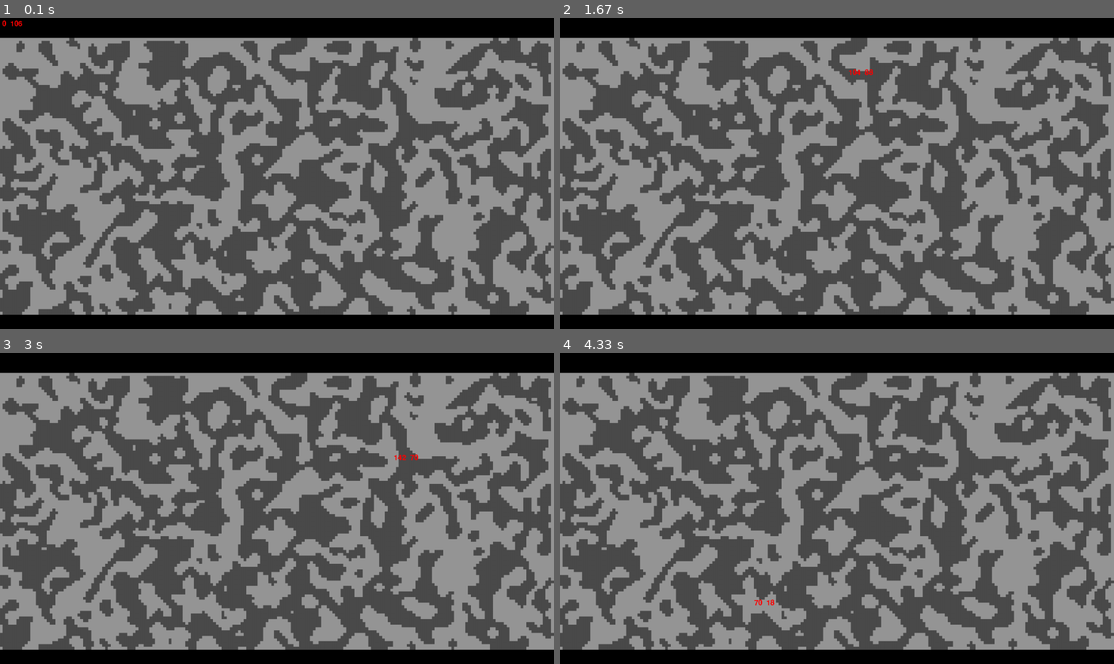
Above: before the commit, frames 1-4 (two rows, left to right).
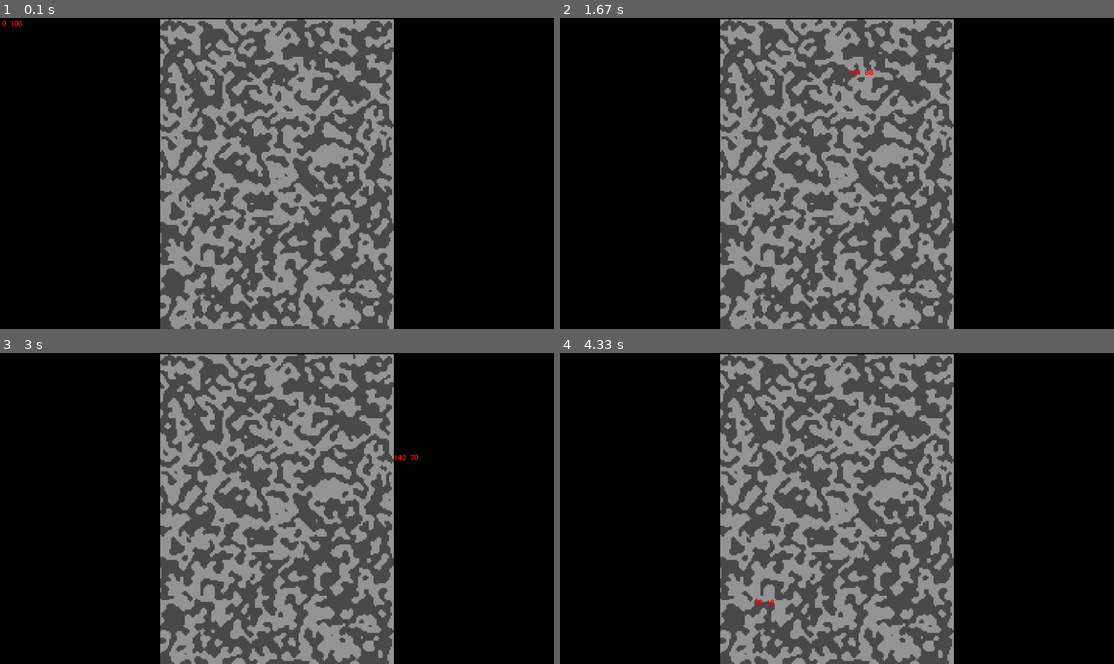
Above: after the commit, the same moments.

Repository: sps-trutnov-eps/projekt-2ep-utek_z_jeskyne
Game: pygame game, started from source/mapgenV2.py
The game is run twice, just before and just after one commit, with the same random seed, the same clock (stepped at 60 frames per second) and the same inputs.
Inputs (mouse positions are in pixels of both pictures, inside the frame that each line leads up to):
- Up to frame 1 (0.1 s): no input
- Up to frame 2 (1.67 s): move the mouse to (814, 185) at 0.37 s; move the mouse to (665, 126) at 0.87 s; move the mouse to (848, 67) at 1.37 s
- Up to frame 3 (3 s): move the mouse to (260, 455) at 1.87 s; move the mouse to (421, 480) at 2.43 s; move the mouse to (393, 452) at 2.93 s
- Up to frame 4 (4.33 s): move the mouse to (859, 496) at 3.43 s; move the mouse to (753, 598) at 3.93 s

The runs differ from the first frame. In frame 1, 75% of the frame differs, in the area x 0-100%, y 0-100%; in frame 2, 75%; in frame 3, 75%; in frame 4, 75%.

Commit message:
Zobecnění vykreslování mapy

Diff:
--- a/source/cas.py
+++ b/source/cas.py
@@ -4,11 +4,11 @@
 
 
 class MapGrid():
-    def __init__(self, map_width, map_height):
+    def __init__(self, map_dims):
 
         # set map values
-        self.map_width = map_width
-        self.map_height = map_height
+        self.map_width = map_dims[0]
+        self.map_height = map_dims[1]
 
         # generate outside rooms
         self.map = self._generate_empty_noise_grid(self.map_width, self.map_height)
--- a/source/mapgenV2.py
+++ b/source/mapgenV2.py
@@ -2,8 +2,10 @@
 import pygame
 import cas
 #import threading
-
-mapg = cas.MapGrid(200,100)
+ds = (150,200)
+res = (1280,720)
+const = min(res[0]/ds[0],res[1]/ds[1])
+mapg = cas.MapGrid(ds)
 mapg.map = mapg._generate_outside_terrain(mapg.map, 4) # zatím jen 0 a 1, mají přidružené k tomu ještě tvrdost kvůli budoucím materiálům
 
 vecs = (-80, -40, 0, 40, 80)
@@ -36,10 +38,9 @@
 			raise OverflowError
 	return rax
 class kapka :
-	def __init__(self, pos, scale) -> None:
+	def __init__(self, pos) -> None:
 		self.x = pos[0]
 		self.y = pos[1] # Změna!! y=0 je nyní dolní okraj obrazovky
-		#self.scale = scale
 		self.pref = pygame.Vector2(0,-1)
 	def mpos(self) :
 		self.pref += pygame.Vector2(0,-0.5)
@@ -72,9 +73,9 @@
 			running = False
 	for i,x in enumerate(mapg.map) :
 		for j,y in enumerate(x) :
-			pygame.draw.rect(screen, hcol[y], (math.floor(6.4*i),math.floor(680-6.4*j),7,7))
+			pygame.draw.rect(screen, hcol[y], (i*const+(res[0]-ds[0]*const)/2,res[1]-j*const-(res[1]-ds[1]*const)/2,math.ceil(const),math.ceil(const)))
 	for x in kapky :
-		if x.x > 199 or x.x < 0 or x.y > 99 or x.y < 0:
+		if x.x > ds[0] or x.x < 0 or x.y > ds[1] or x.y < 0:
 			kapky.remove(x)
 			del x
 			continue
@@ -85,7 +86,7 @@
 			del x
 			continue
 	if pygame.mouse.get_pressed()[0] and pygame.mouse.get_pos()[1]>40 and pygame.mouse.get_pos()[1]<680 :
-		kapky.append(kapka((math.floor(pygame.mouse.get_pos()[0]/6.4),100-math.floor((pygame.mouse.get_pos()[1]-40)/6.4)), 5))
+		kapky.append(kapka((int((pygame.mouse.get_pos()[0]-(res[0]-ds[0]*const)/2)/const),int((res[1]-pygame.mouse.get_pos()[1]-(res[1]-ds[1]*const)/2)/const))))
 	if pygame.mouse.get_pressed()[1] :
 		kapky = []
 	screen.blit(font.render(str(math.floor(pygame.mouse.get_pos()[0]/6.4)) + "  " + str(100-math.floor((pygame.mouse.get_pos()[1]-40)/6.4)), False,(255, 0,0)), pygame.mouse.get_pos())
